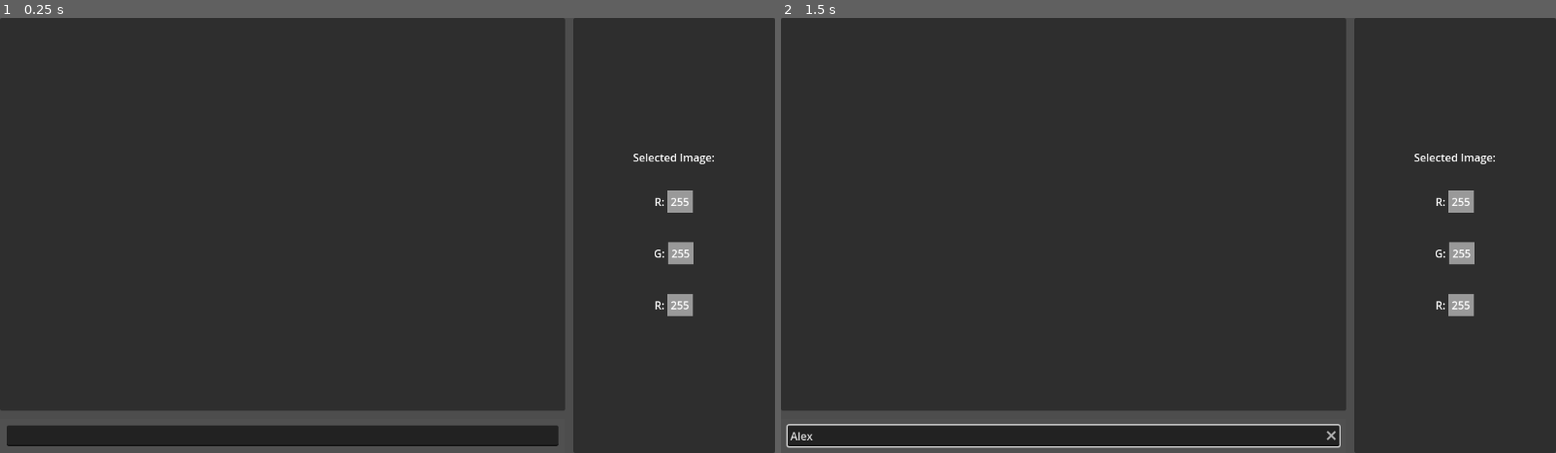
Above: before the commit, frames 1-2 (left to right).
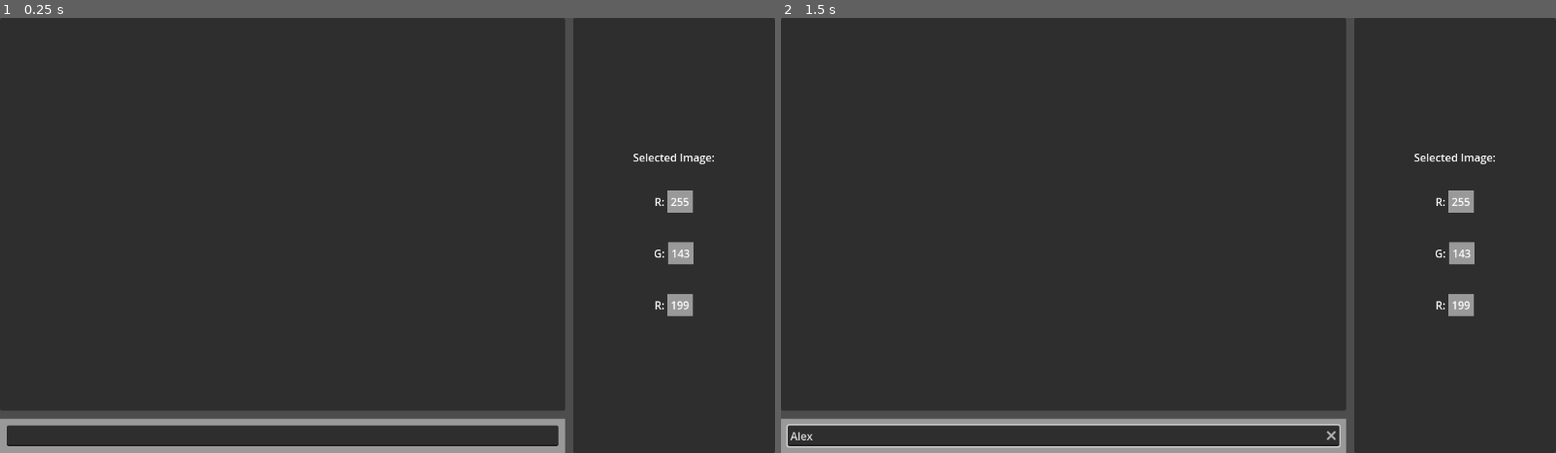
Above: after the commit, the same moments.

Repository: IsaacGoins/enno_game
Game: Godot game, scene res://MainLevel/level.tscn
Same seed, same stepped clock (60 frames per second), same inputs: the game is played once before the commit and once after it. Before the commit the project starts from res://Level/level.tscn.
Inputs (mouse positions are in pixels of both pictures, inside the frame that each line leads up to):
- Up to frame 1 (0.25 s): no input
- Up to frame 2 (1.5 s): click (1060, 435) at 0.52 s; type "Alex" at 0.6 s; tap Enter at 1.25 s

The runs differ from the first frame. In frame 1, 2.4% of the frame differs, in the area x 0-89%, y 53-100%; in frame 2, 1.9%.

Commit message:
updated level.tscn and level.gd

Diff:
--- /dev/null
+++ b/enno/Levels/level1.tscn
@@ -0,0 +1,17 @@
+[gd_scene load_steps=2 format=3 uid="uid://c4gvmthvneybl"]
+
+[ext_resource type="Texture2D" uid="uid://dwncbnj6jtlxl" path="res://textures/level1.png" id="1_r87cj"]
+
+[node name="GridContainer" type="GridContainer"]
+anchors_preset = 15
+anchor_right = 1.0
+anchor_bottom = 1.0
+grow_horizontal = 2
+grow_vertical = 2
+
+[node name="Img1" type="TextureRect" parent="."]
+custom_minimum_size = Vector2(550, 550)
+layout_mode = 2
+size_flags_horizontal = 3
+size_flags_vertical = 3
+texture = ExtResource("1_r87cj")
--- /dev/null
+++ b/enno/Levels/level2.tscn
@@ -0,0 +1,54 @@
+[gd_scene load_steps=7 format=3 uid="uid://d2dppm1of1gfi"]
+
+[ext_resource type="Texture2D" uid="uid://diq433s7kwb43" path="res://textures/level2/img1.png" id="1_dj5hn"]
+[ext_resource type="Texture2D" uid="uid://ndh18ooe2m75" path="res://textures/level2/img2.png" id="2_ojro4"]
+[ext_resource type="Texture2D" uid="uid://dy5t7myhhtkj7" path="res://textures/level2/img3.png" id="3_xv7eh"]
+[ext_resource type="Texture2D" uid="uid://pc2cqqrkdit6" path="res://textures/level2/img4.png" id="4_ijnin"]
+[ext_resource type="Texture2D" uid="uid://c0sw54ve12f0n" path="res://textures/level2/img5.png" id="5_lr0ko"]
+[ext_resource type="Texture2D" uid="uid://njquvwqv16ug" path="res://textures/level2/img6.png" id="6_tdxkx"]
+
+[node name="Level2" type="GridContainer"]
+anchors_preset = 15
+anchor_right = 1.0
+anchor_bottom = 1.0
+grow_horizontal = 2
+grow_vertical = 2
+size_flags_horizontal = 3
+size_flags_vertical = 3
+columns = 3
+
+[node name="img1" type="TextureRect" parent="."]
+layout_mode = 2
+size_flags_horizontal = 3
+size_flags_vertical = 3
+texture = ExtResource("1_dj5hn")
+
+[node name="img2" type="TextureRect" parent="."]
+layout_mode = 2
+size_flags_horizontal = 3
+size_flags_vertical = 3
+texture = ExtResource("2_ojro4")
+
+[node name="img3" type="TextureRect" parent="."]
+layout_mode = 2
+size_flags_horizontal = 3
+size_flags_vertical = 3
+texture = ExtResource("3_xv7eh")
+
+[node name="img4" type="TextureRect" parent="."]
+layout_mode = 2
+size_flags_horizontal = 3
+size_flags_vertical = 3
+texture = ExtResource("4_ijnin")
+
+[node name="img5" type="TextureRect" parent="."]
+layout_mode = 2
+size_flags_horizontal = 3
+size_flags_vertical = 3
+texture = ExtResource("5_lr0ko")
+
+[node name="img6" type="TextureRect" parent="."]
+layout_mode = 2
+size_flags_horizontal = 3
+size_flags_vertical = 3
+texture = ExtResource("6_tdxkx")
--- /dev/null
+++ b/enno/Levels/level3.tscn
@@ -0,0 +1,52 @@
+[gd_scene load_steps=7 format=3 uid="uid://caw34iofv7sp2"]
+
+[ext_resource type="Texture2D" uid="uid://cqf5cl61xgxkg" path="res://textures/level3/img1.png" id="1_eex2w"]
+[ext_resource type="Texture2D" uid="uid://d2juk7crfy2rg" path="res://textures/level3/img2.png" id="2_ltsrt"]
+[ext_resource type="Texture2D" uid="uid://cldeea5tbgyk1" path="res://textures/level3/img3.png" id="3_2jaon"]
+[ext_resource type="Texture2D" uid="uid://0frho56xit6a" path="res://textures/level3/img4.png" id="4_2cw1i"]
+[ext_resource type="Texture2D" uid="uid://07adjhtnq75h" path="res://textures/level3/img5.png" id="5_0ywmm"]
+[ext_resource type="Texture2D" uid="uid://8jfpbwrawx1i" path="res://textures/level3/img6.png" id="6_k0lmg"]
+
+[node name="Level3" type="GridContainer"]
+anchors_preset = 15
+anchor_right = 1.0
+anchor_bottom = 1.0
+grow_horizontal = 2
+grow_vertical = 2
+columns = 3
+
+[node name="img1" type="TextureRect" parent="."]
+layout_mode = 2
+size_flags_horizontal = 3
+size_flags_vertical = 3
+texture = ExtResource("1_eex2w")
+
+[node name="img2" type="TextureRect" parent="."]
+layout_mode = 2
+size_flags_horizontal = 3
+size_flags_vertical = 3
+texture = ExtResource("2_ltsrt")
+
+[node name="img3" type="TextureRect" parent="."]
+layout_mode = 2
+size_flags_horizontal = 3
+size_flags_vertical = 3
+texture = ExtResource("3_2jaon")
+
+[node name="img4" type="TextureRect" parent="."]
+layout_mode = 2
+size_flags_horizontal = 3
+size_flags_vertical = 3
+texture = ExtResource("4_2cw1i")
+
+[node name="img5" type="TextureRect" parent="."]
+layout_mode = 2
+size_flags_horizontal = 3
+size_flags_vertical = 3
+texture = ExtResource("5_0ywmm")
+
+[node name="img6" type="TextureRect" parent="."]
+layout_mode = 2
+size_flags_horizontal = 3
+size_flags_vertical = 3
+texture = ExtResource("6_k0lmg")
--- /dev/null
+++ b/enno/Levels/level4.tscn
@@ -0,0 +1,16 @@
+[gd_scene load_steps=2 format=3 uid="uid://dc0t5ltldbe7s"]
+
+[ext_resource type="Texture2D" uid="uid://dfsl2q4rtto5b" path="res://textures/level4.png" id="1_w136y"]
+
+[node name="Level4" type="GridContainer"]
+anchors_preset = 15
+anchor_right = 1.0
+anchor_bottom = 1.0
+grow_horizontal = 2
+grow_vertical = 2
+
+[node name="TextureRect" type="TextureRect" parent="."]
+layout_mode = 2
+size_flags_horizontal = 3
+size_flags_vertical = 3
+texture = ExtResource("1_w136y")
--- /dev/null
+++ b/enno/Levels/level5.tscn
@@ -0,0 +1,52 @@
+[gd_scene load_steps=7 format=3 uid="uid://vwtdrlbcvyh6"]
+
+[ext_resource type="Texture2D" uid="uid://bbd1kfay7ut2o" path="res://textures/level5/img1.png" id="1_b3501"]
+[ext_resource type="Texture2D" uid="uid://xdqub6onu2nv" path="res://textures/level5/img2.png" id="2_fj68v"]
+[ext_resource type="Texture2D" uid="uid://clro6h8mg13rs" path="res://textures/level5/img3.png" id="3_ggu74"]
+[ext_resource type="Texture2D" uid="uid://dwkulypljxd7t" path="res://textures/level5/img4.png" id="4_4omtb"]
+[ext_resource type="Texture2D" uid="uid://m6ku82ropp6c" path="res://textures/level5/img5.png" id="5_kdpyi"]
+[ext_resource type="Texture2D" uid="uid://uc56gtjsrdsm" path="res://textures/level5/img6.png" id="6_h1e6x"]
+
+[node name="Level5" type="GridContainer"]
+anchors_preset = 15
+anchor_right = 1.0
+anchor_bottom = 1.0
+grow_horizontal = 2
+grow_vertical = 2
+columns = 3
+
+[node name="img1" type="TextureRect" parent="."]
+layout_mode = 2
+size_flags_horizontal = 3
+size_flags_vertical = 3
+texture = ExtResource("1_b3501")
+
+[node name="img2" type="TextureRect" parent="."]
+layout_mode = 2
+size_flags_horizontal = 3
+size_flags_vertical = 3
+texture = ExtResource("2_fj68v")
+
+[node name="img3" type="TextureRect" parent="."]
+layout_mode = 2
+size_flags_horizontal = 3
+size_flags_vertical = 3
+texture = ExtResource("3_ggu74")
+
+[node name="img4" type="TextureRect" parent="."]
+layout_mode = 2
+size_flags_horizontal = 3
+size_flags_vertical = 3
+texture = ExtResource("4_4omtb")
+
+[node name="img5" type="TextureRect" parent="."]
+layout_mode = 2
+size_flags_horizontal = 3
+size_flags_vertical = 3
+texture = ExtResource("5_kdpyi")
+
+[node name="img6" type="TextureRect" parent="."]
+layout_mode = 2
+size_flags_horizontal = 3
+size_flags_vertical = 3
+texture = ExtResource("6_h1e6x")
--- a/enno/Level/level.gd
+++ b/enno/MainLevel/level.gd
@@ -6,9 +6,6 @@
 @onready var ui_g_value = $CanvasLayer/HBoxContainer/Sidebar/VBoxContainer/MarginContainer3/HBoxContainer/PanelContainer/MarginContainer/g_value
 @onready var ui_b_value = $CanvasLayer/HBoxContainer/Sidebar/VBoxContainer/MarginContainer4/HBoxContainer/PanelContainer/MarginContainer/b_value
 
-var r_value = 255
-var g_value = 255
-var b_value = 255
 
 # Called when the node enters the scene tree for the first time.
 func _ready() -> void:
@@ -17,16 +14,17 @@
 
 # Called every frame. 'delta' is the elapsed time since the previous frame.
 func _process(delta: float) -> void:
-
+	pass
 
 	# update ui
-	ui_r_value.text = str(r_value)
-	ui_b_value.text = str(b_value)
-	ui_g_value.text = str(g_value)
+	#ui_r_value.text = str()
+	#ui_b_value.text = str()
+	#ui_g_value.text = str()
 
 
 func load_level(level):
 	user_input.level = level
+
 
 func change_value(target, attribute, value):
 	pass
--- a/enno/Level/level.tscn
+++ b/enno/MainLevel/level.tscn
@@ -1,10 +1,9 @@
 [gd_scene load_steps=5 format=3 uid="uid://d4cd2ha6wssyx"]
 
 [ext_resource type="PackedScene" uid="uid://c4ihsnw5v1n3r" path="res://User Input/user_input.tscn" id="1_o6mkr"]
-[ext_resource type="Script" uid="uid://c00dloj83svi" path="res://Level/level.gd" id="1_qmtf6"]
+[ext_resource type="Script" uid="uid://c00dloj83svi" path="res://MainLevel/level.gd" id="1_qmtf6"]
 
 [sub_resource type="StyleBoxFlat" id="StyleBoxFlat_qmtf6"]
-bg_color = Color(0.314316, 0.314316, 0.314316, 1)
 
 [sub_resource type="StyleBoxFlat" id="StyleBoxFlat_o6mkr"]
 
@@ -32,7 +31,7 @@
 layout_mode = 2
 dragging_enabled = false
 
-[node name="Panel" type="Panel" parent="CanvasLayer/HBoxContainer/VBoxContainer"]
+[node name="Panel" type="PanelContainer" parent="CanvasLayer/HBoxContainer/VBoxContainer"]
 layout_mode = 2
 size_flags_vertical = 3
 
Renamed: enno/Level/level.gd.uid -> enno/MainLevel/level.gd.uid
Binary file added: enno/textures/level1.png
Not shown, added: enno/textures/level1.png.import
Binary file added: enno/textures/level2/img1.png
Not shown, added: enno/textures/level2/img1.png.import
Binary file added: enno/textures/level2/img2.png
Not shown, added: enno/textures/level2/img2.png.import
Binary file added: enno/textures/level2/img3.png
Not shown, added: enno/textures/level2/img3.png.import
Binary file added: enno/textures/level2/img4.png
Not shown, added: enno/textures/level2/img4.png.import
Binary file added: enno/textures/level2/img5.png
(and 43 more such lines)
